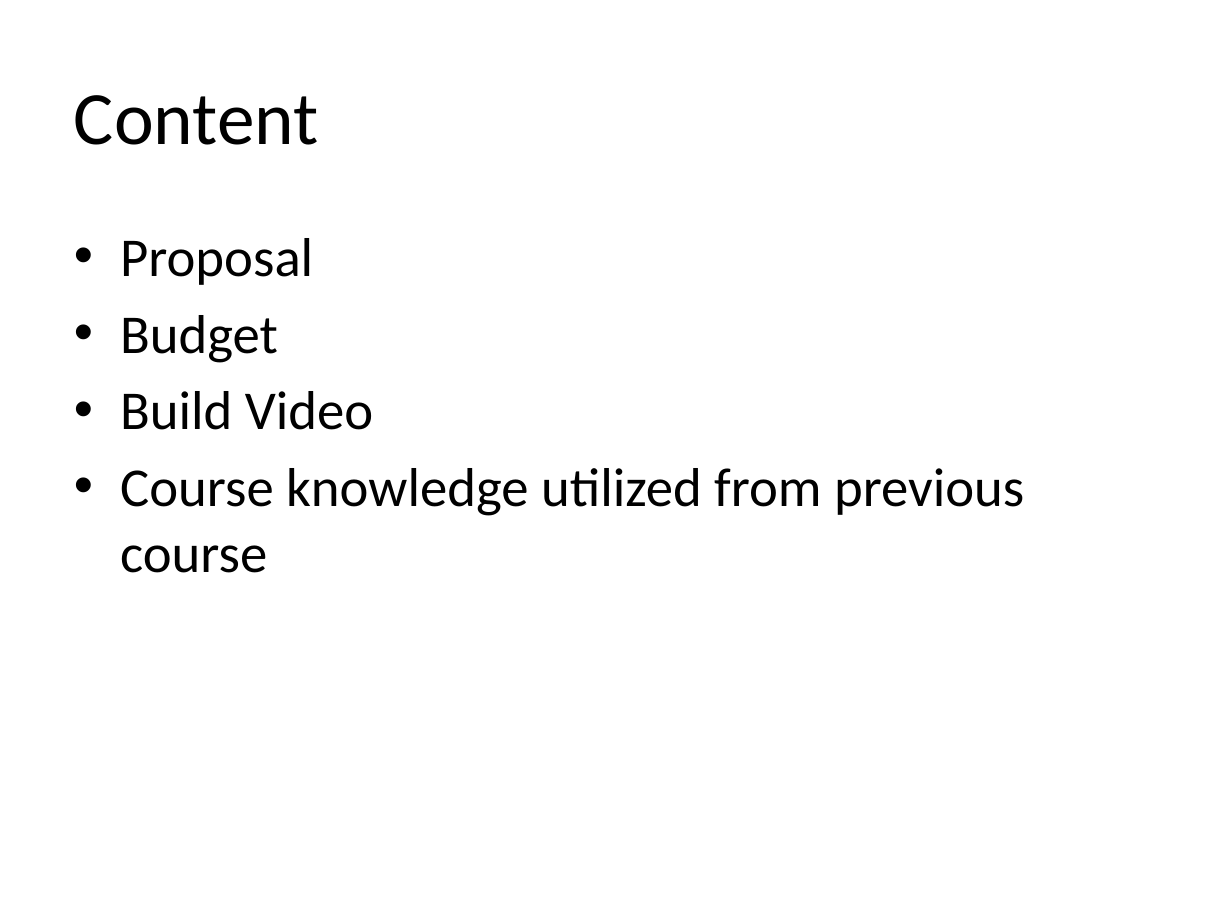
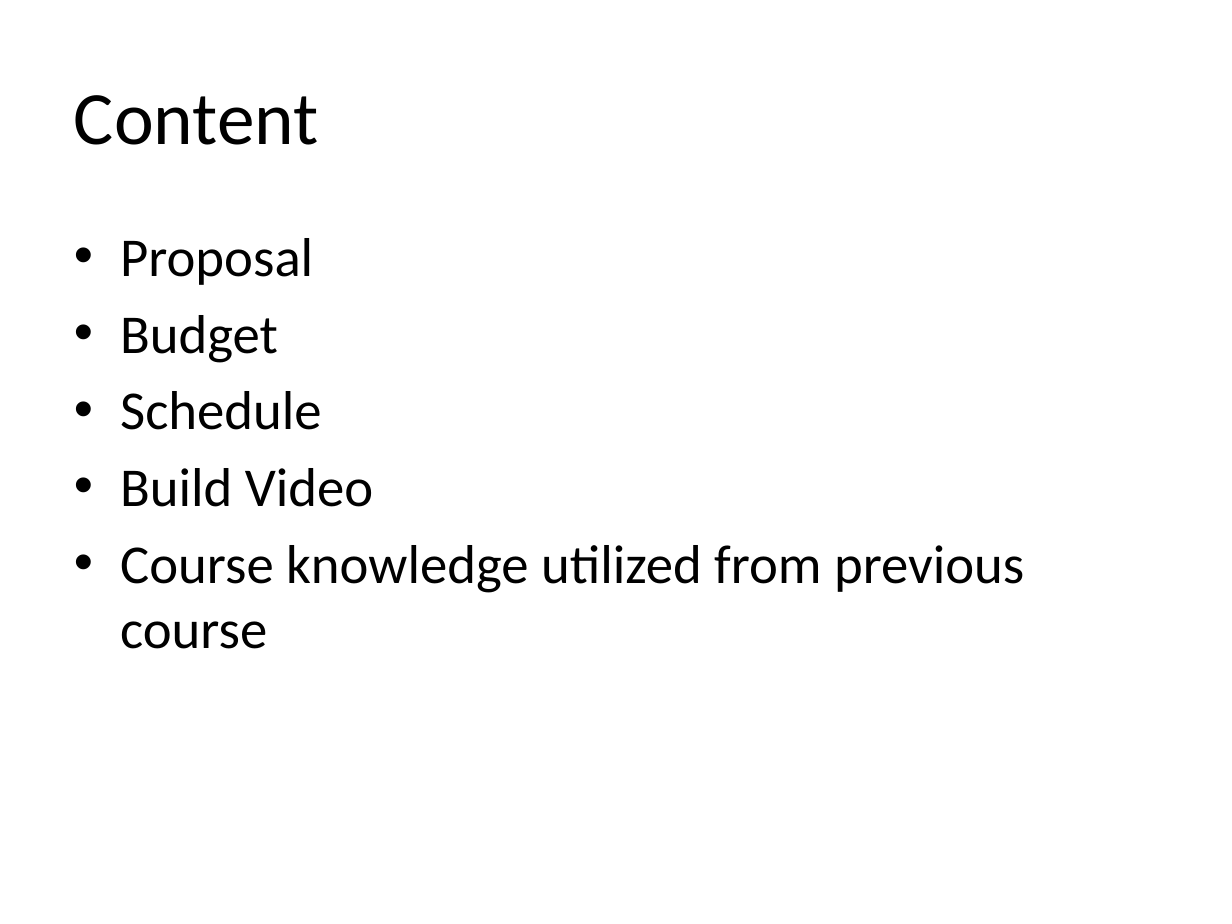
Before and after one commit to semjerome/Jerome, a slide deck: slide 2 of documentation/Hardware Presentation.pptx. Drawn at 1232x924 pixels with LibreOffice and Linux fonts; fonts in the diff are those of the drawing. Boxes give left, top, right and bottom in pixels: in the first picture for what was removed or moved away, otherwise in the second. Text is boxed around its words. In the diff, an @@ line names an element or a change of style, - is before the commit and + after.

```diff
--- a/documentation/Hardware Presentation.pptx
+++ b/documentation/Hardware Presentation.pptx
@@ text at (120, 391, 321, 430): paragraph added @@
+• Schedule
```
Also in this commit, not shown: 1 slide added.
